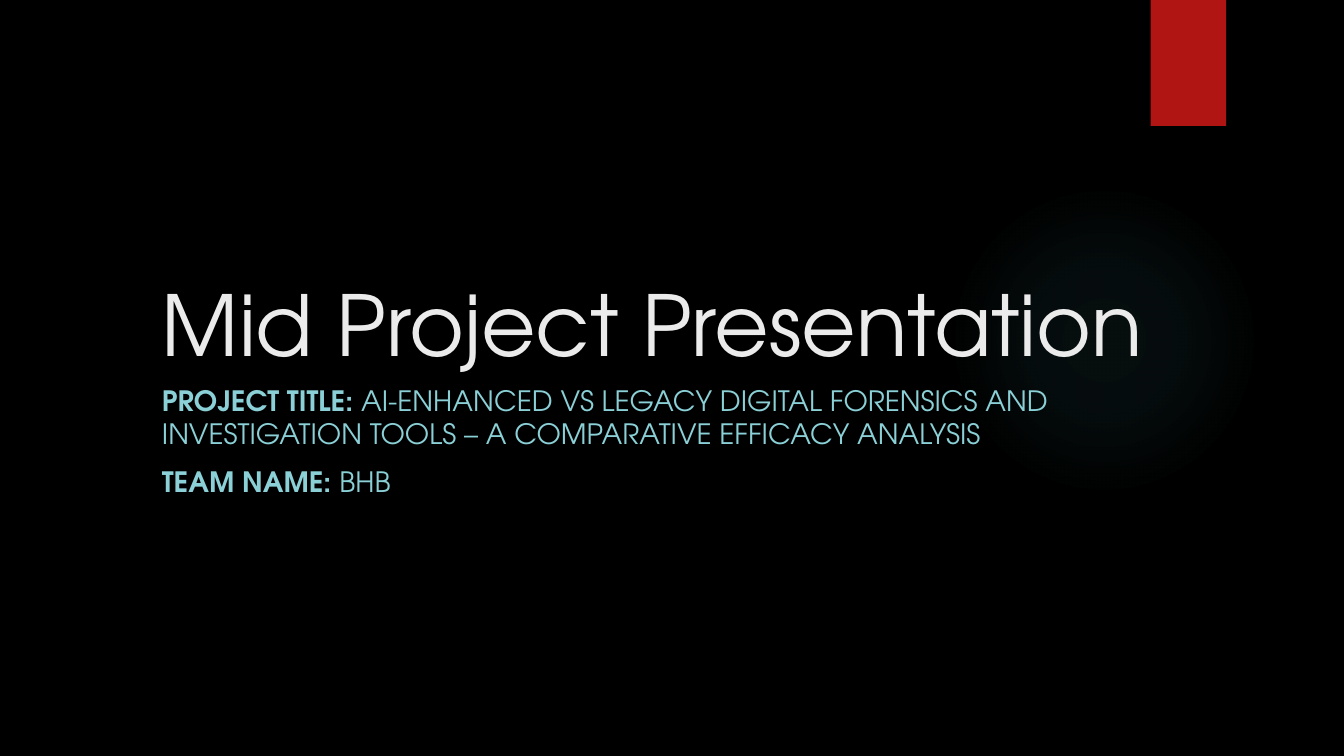
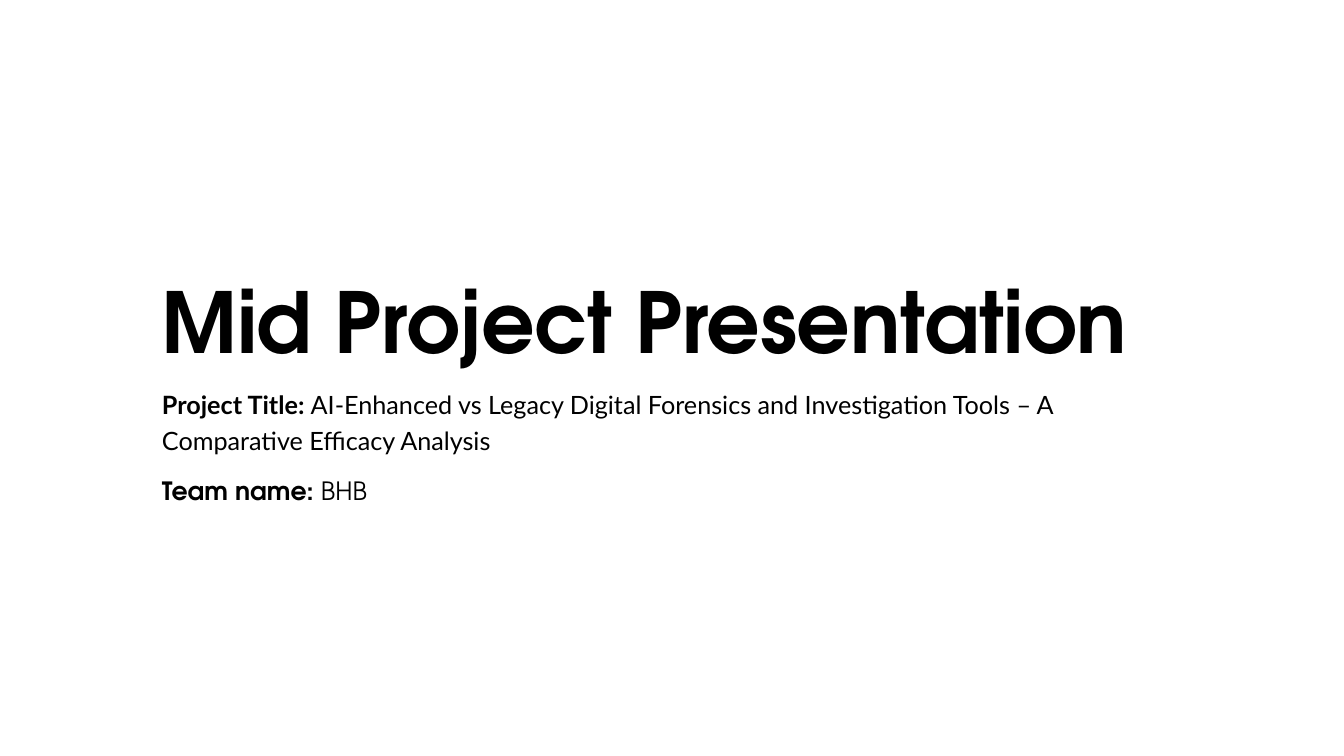
Before and after one commit to DavidSushames/BHB-Capstone, a slide deck: slide 1 of Academic Documents/Powerpoint wkg/Mid project Update - Dave v1.1 14-09.pptx. Drawn at 1344x756 pixels with LibreOffice and Linux fonts; fonts in the diff are those of the drawing; background and template pictures are left out. Boxes give left, top, right and bottom in pixels: in the first picture for what was removed or moved away, otherwise in the second. Text is boxed around its words. In the diff, an @@ line names an element or a change of style, - is before the commit and + after.

Commit message:
updated presentation

```diff
--- a/Academic Documents/Powerpoint wkg/Mid project Update - Dave v1.1 14-09.pptx
+++ b/Academic Documents/Powerpoint wkg/Mid project Update - Dave v1.1 14-09.pptx
@@ background picture (left out) to #FFFFFF @@
@@ rectangle removed at box(1150, 0, 1226, 126) @@
@@ ellipse removed at box(949, 185, 1259, 495) @@
@@ title "Mid Project Presentation" at box(162, 288, 1128, 369): text colour #EBEBEB to #000000, letter spacing 0 to -0.3 pt, bold on; line spacing 1 to 0.95 @@
@@ subtitle at box(162, 395, 1054, 501): text changed; size 20 to 18 pt; font TeX Gyre Adventor to Lato; text colour #8AD0D6 to #000000 @@
-PROJECT TITLE: AI-ENHANCED VS LEGACY DIGITAL FORENSICS AND INVESTIGATION TOOLS – A COMPARATIVE EFFICACY ANALYSIS
-TEAM NAME: BHB
+Project Title: AI-Enhanced vs Legacy Digital Forensics and Investigation Tools – A Comparative Efficacy Analysis
+Team name: BHB
```
Also in this commit, not shown: 10 other slides changed, 5 other files.
